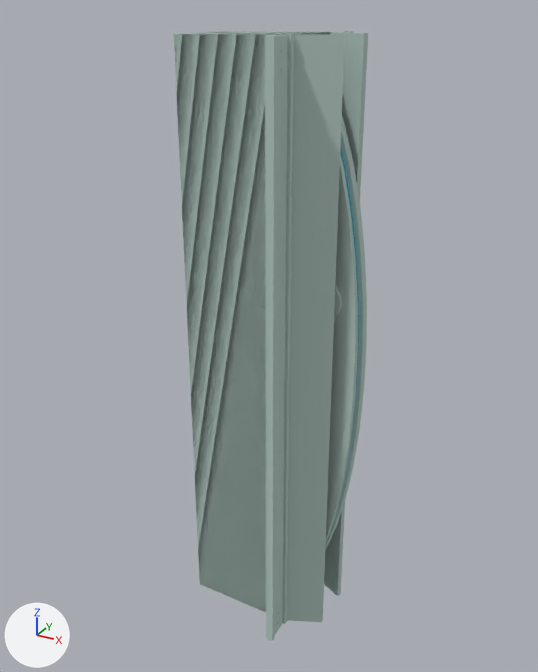
Before and after pictures for a commit that changed the Blender file models/ingame/clean/cust_fizz/fizzler_dynamic.blend.
Both versions are drawn from a camera (50 mm lens) standing at (62.6, -128.4, 68.0) and looking at (-8.2, 0.3, 3.6). Arrows for +X, +Y and +Z are at lower left; the lights stay in place. The same objects are shown in both versions, whatever each file hides. Objects named as collision shapes, trigger or cutter boxes, shadow casters or lower levels of detail are left out.

The first picture shows 'fizzler_dynamic_fizzler_reference_lod1'.
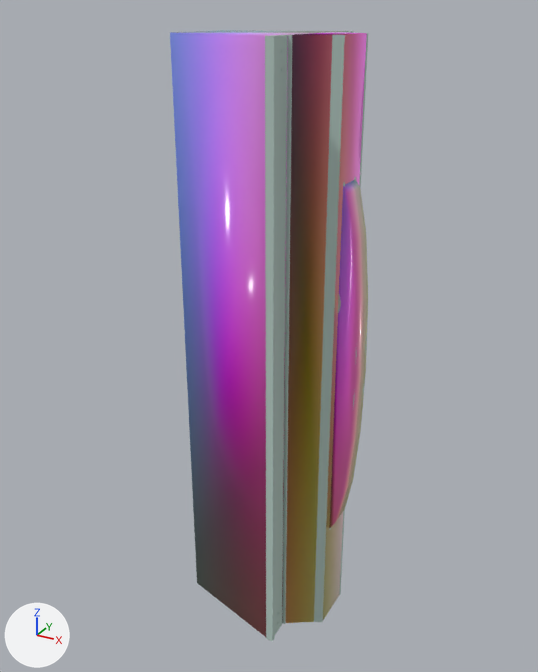
Patch to the scene script:
```diff
--- a/models/ingame/clean/cust_fizz/fizzler_dynamic.blend.py
+++ b/models/ingame/clean/cust_fizz/fizzler_dynamic.blend.py
@@ mat_phy @@
+mat_phy = bpy.data.materials.new('  phy')
+# nodes: BsdfPrincipled, NewGeometry, OutputMaterial, VectorMath
@@ me_fizzler_static_physics @@
+me_fizzler_static_physics.from_pydata(...)  # 34 vertices, 23 faces; spans x -24.0..13.2, y -16.0..16.0, z -64.0..64.0
+me_fizzler_static_physics.materials.append(mat_phy)
@@ ob_fizzler_static_physics @@
+ob_fizzler_static_physics = bpy.data.objects.new('fizzler_static_physics', me_fizzler_static_physics)
+ob_fizzler_static_physics.location = (0.0, 0.0, 0.0)
```

Boxes (x1, y1, x2, y2) around the edits, measured in the pictures (538 x 672 px):
'fizzler_static_physics', added
    after: (170, 30, 368, 637)
'fizzler_dynamic_fizzler_reference_lod1', unchanged, covered by the edit
    before: (174, 31, 368, 642)
    after: (265, 31, 368, 642)
